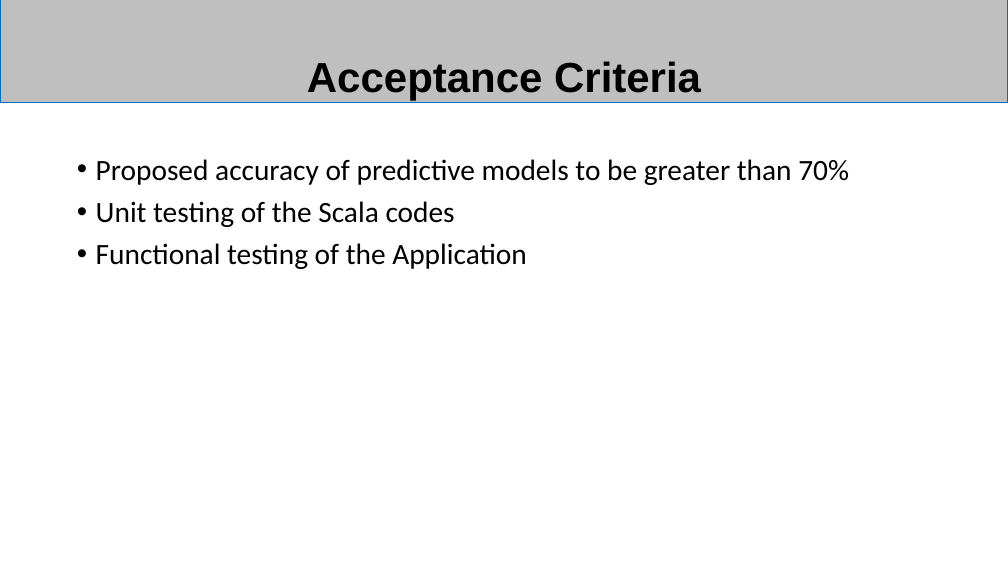
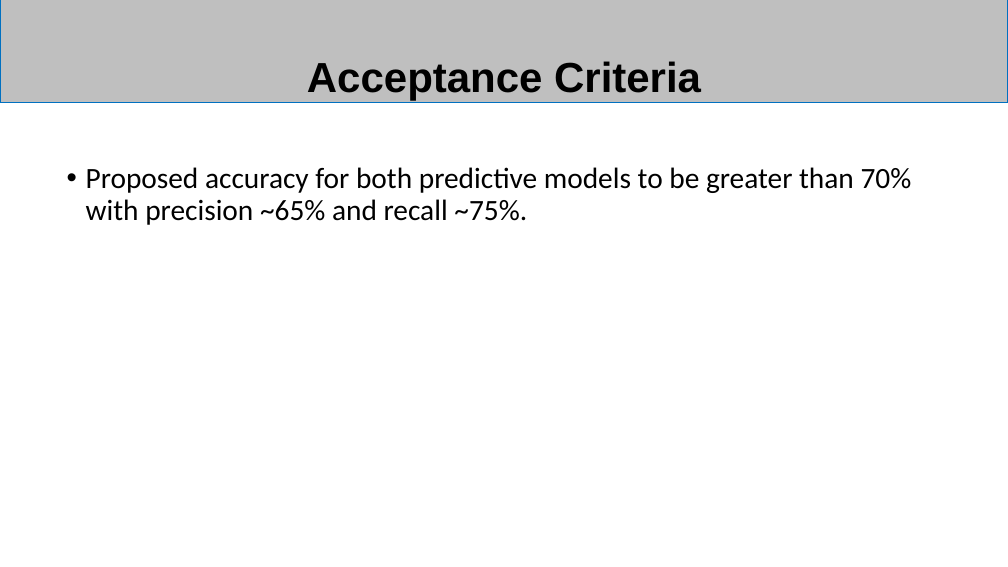
Before and after one commit to yingy4/ScalaProject_Team-6_Fall2017, a slide deck: slide 8 of Presentations/Planning_Presentation.pptx. Drawn at 1008x567 pixels with LibreOffice and Linux fonts; fonts in the diff are those of the drawing. Boxes give left, top, right and bottom in pixels: in the first picture for what was removed or moved away, otherwise in the second. Text is boxed around its words. In the diff, an @@ line names an element or a change of style, - is before the commit and + after.

```diff
--- a/Presentations/Planning_Presentation.pptx
+++ b/Presentations/Planning_Presentation.pptx
@@ text at [86,167,912,225]: text changed @@
-• Proposed accuracy of predictive models to be greater than 70%
-• Unit testing of the Scala codes
-• Functional testing of the Application
+• Proposed accuracy for both predictive models to be greater than 70% with precision ~65% and recall ~75%.
```
Also in this commit, not shown: 5 other slides changed.
